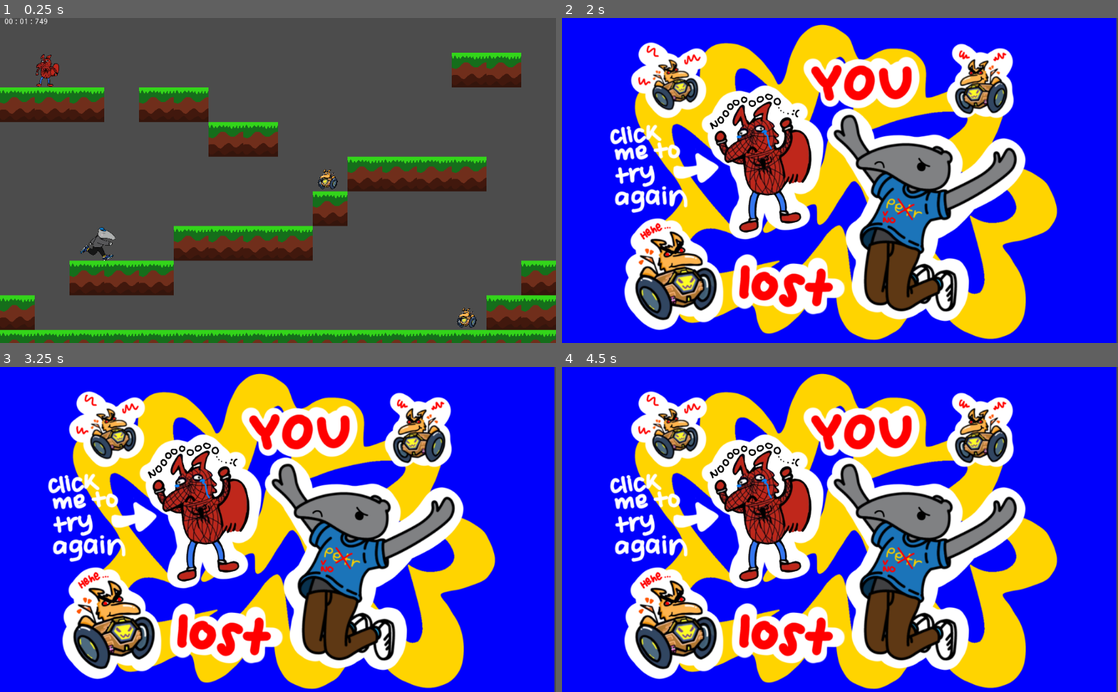
Above: before the commit, frames 1-4 (two rows, left to right).
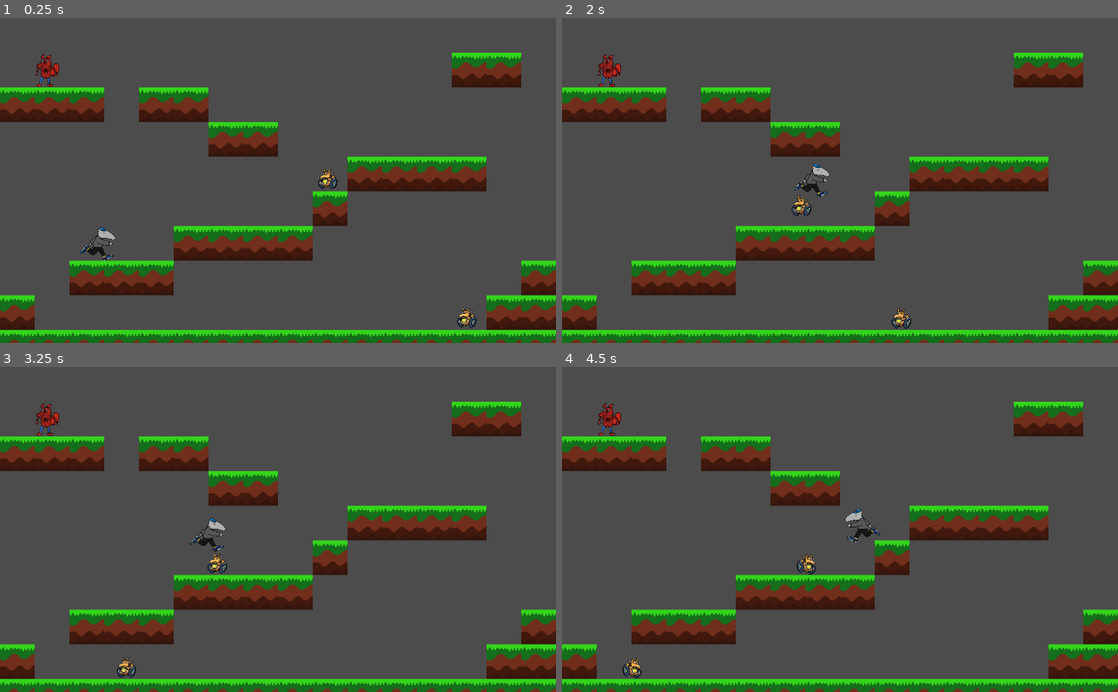
Above: after the commit, the same moments.

Repository: munizaa/Hackathon
Game: Godot game, scene res://Map1.tscn
Two runs of this game, one before a commit and one after it. Both use one fixed random seed, a clock stepped at 60 frames per second and the inputs below.
Inputs:
- Up to frame 1 (0.25 s): no input
- Up to frame 2 (2 s): hold Right (move_right) from 0.53 s (still down); tap Space (jump) at 0.77, 1.52 s
- Up to frame 3 (3.25 s): release Right (move_right) at 2.03 s; hold Left (move_left) 2.03-2.78 s; hold Right (move_right) from 2.78 s (still down); tap Space (jump) at 3.02 s
- Up to frame 4 (4.5 s): tap Space (jump) at 3.77 s; release Right (move_right) at 4.28 s; hold Left (move_left) from 4.28 s (still down)

The runs differ from the first frame. In frame 1, less than 0.1% of the frame differs, in the area x 0-9%, y 0-2%; in frame 2, 99%; in frame 3, 99%; in frame 4, 99%, in the area x 0-100%, y 0-100%.

Commit message:
Add files via upload
Most Recent
- time to combine all three

Diff:
--- a/TileMap/Label.gd
+++ b/TileMap/Label.gd
@@ -2,7 +2,7 @@
 
 # currently inside Map1 - Label
 
-var time = 2  # change time
+var time = 60  # change time
 var timer_on = true
 
 func _process(delta):
--- a/TileMap/Map1.tscn
+++ b/TileMap/Map1.tscn
@@ -224,6 +224,7 @@
 [node name="Node" type="Node" parent="."]
 
 [node name="Label" type="Label" parent="."]
+visible = false
 margin_right = 40.0
 margin_bottom = 14.0
 script = ExtResource( 4 )
--- a/TileMap/Timer.gd
+++ b/TileMap/Timer.gd
@@ -1,6 +1,29 @@
-extends Timer
+extends Label
 
-var text
+#var text
+#
+#func _ready():
+#	text = String($Timer.time_left)
+#
+#extends Label
 
-func _ready():
-	text = String($Timer.time_left)
+var time = 2  # change time
+var timer_on = true
+#var text = ""
+
+func _process(delta):
+	if(timer_on):
+		time -= delta
+		text = var2str(time)
+
+	var mils = fmod(time, 1)*1000
+	var secs = fmod(time, 60)
+	var mins = fmod(time, 60*60) / 60
+
+	var time_passed = "%02d : %02d : %03d" % [mins, secs, mils]
+	text = time_passed
+
+	if time <= 0:  # timer runs out - lost
+		timer_on = false
+		time = 0
+		get_tree().change_scene("res://LosePage.tscn")
--- /dev/null
+++ b/TileMap/Timer.tscn
@@ -0,0 +1,10 @@
+[gd_scene load_steps=2 format=2]
+
+[ext_resource path="res://Timer.gd" type="Script" id=1]
+
+[node name="Label" type="Label"]
+margin_right = 96.0
+margin_bottom = 32.0
+script = ExtResource( 1 )
+
+[node name="Timer" type="Timer" parent="."]
